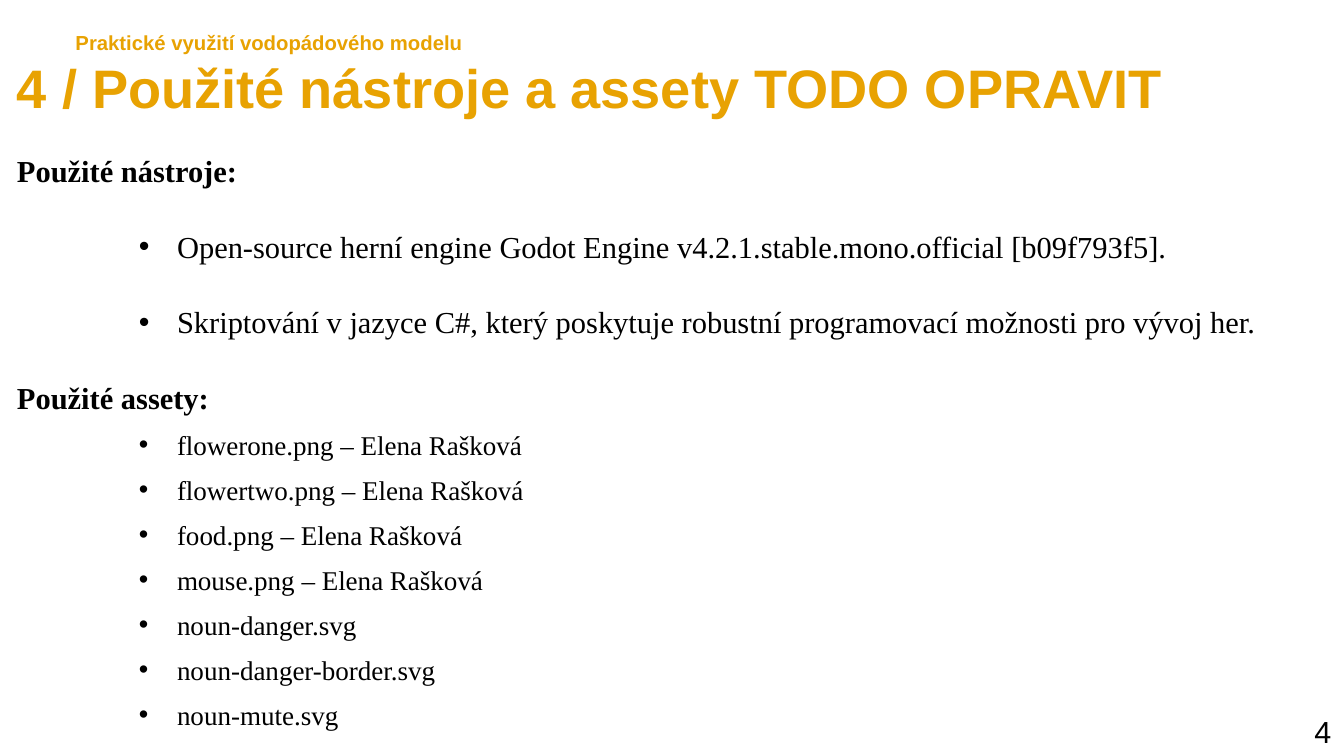
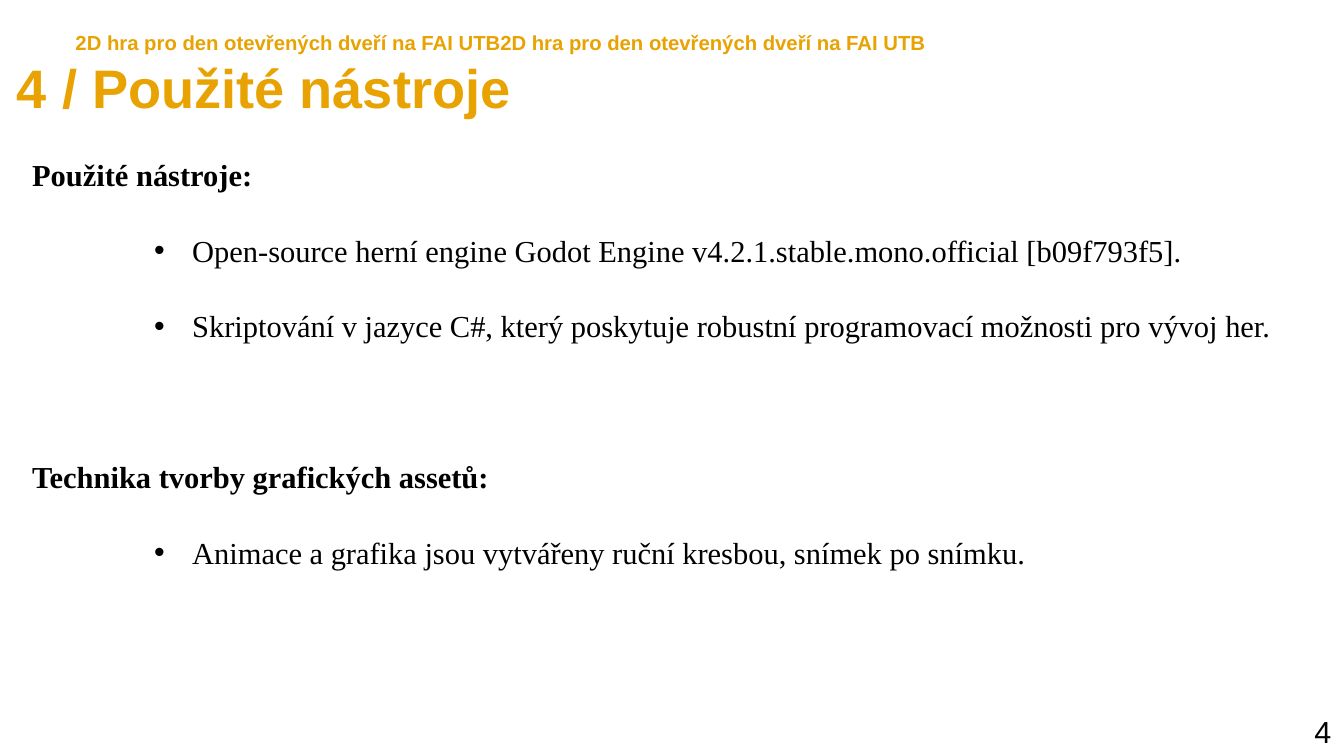
Before and after one commit to marecekroman/GregGame, a slide deck: slide 6 of Gregs Game.pptx. Drawn at 1344x756 pixels with LibreOffice and Linux fonts; fonts in the diff are those of the drawing. Boxes give left, top, right and bottom in pixels: in the first picture for what was removed or moved away, otherwise in the second. Text is boxed around its words. In the diff, an @@ line names an element or a change of style, - is before the commit and + after.

```diff
--- a/Gregs Game.pptx
+++ b/Gregs Game.pptx
@@ text at (75, 35, 925, 55): text changed @@
-Praktické využití vodopádového modelu
+2D hra pro den otevřených dveří na FAI UTB2D hra pro den otevřených dveří na FAI UTB
@@ text at (17, 67, 511, 118): text changed @@
-4 / Použité nástroje a assety TODO OPRAVIT
+4 / Použité nástroje
@@ text "Použité nástroje:": place and size @@
-text "Použité nástroje:" at (17, 160, 1255, 730)
+text "Použité nástroje:" at (32, 164, 1270, 570)
@@ text at (32, 466, 1025, 570): text changed; size 16 to 18 pt @@
-  Použité assety:
-    • flowerone.png – Elena Rašková
-    • flowertwo.png – Elena Rašková
-    • food.png – Elena Rašková
-    • mouse.png – Elena Rašková
-    • noun-danger.svg
-    • noun-danger-border.svg
-    • noun-mute.svg
+  Technika tvorby grafických assetů:
+      • Animace a grafika jsou vytvářeny ruční kresbou, snímek po snímku.
```
Also in this commit, not shown: 8 other slides changed, 5 slides added, 4 slides removed, 3 other files.
